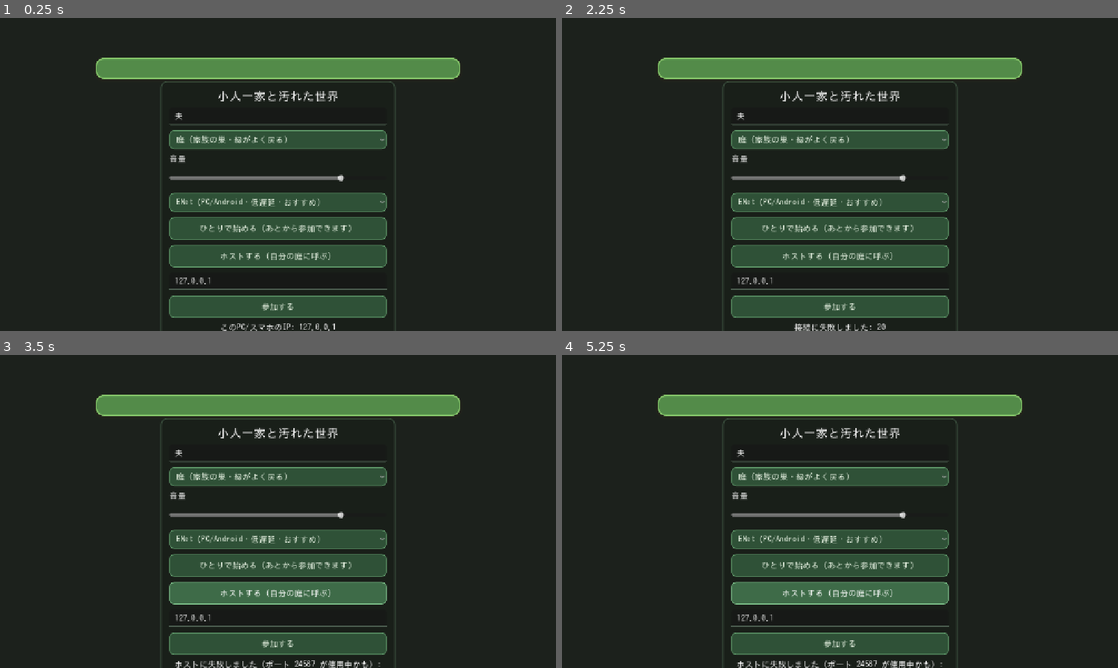
Above: before the commit, frames 1-4 (two rows, left to right).
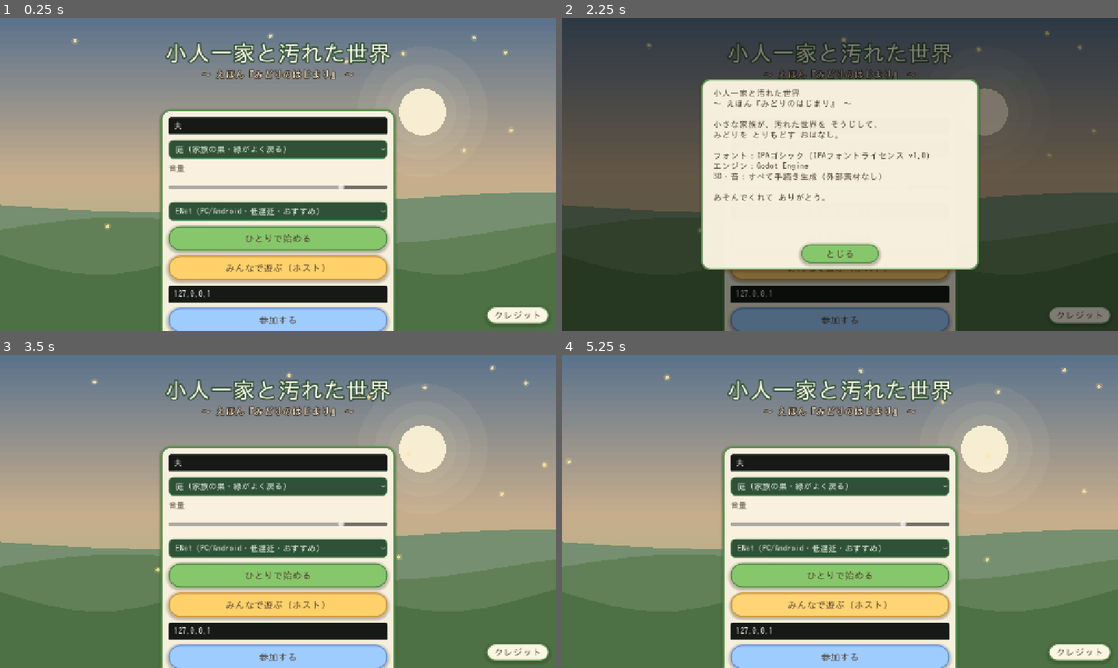
Above: after the commit, the same moments.

Repository: amami-cell/susabiyu-ig-auto
Game: Godot game, scene res://scenes/main.tscn
The game is run twice, just before and just after one commit, with the same random seed, the same clock (stepped at 60 frames per second) and the same inputs.
Inputs (mouse positions are in pixels of both pictures, inside the frame that each line leads up to):
- Up to frame 1 (0.25 s): no input
- Up to frame 2 (2.25 s): click "ひとりで始める（あとから参加できます）" (after the commit: "ひとりで始める") at 0.5 s; click "参加する" at 1.25 s; click (1079, 315) at 2 s, where only the run after the commit has a clickable "クレジット"
- Up to frame 3 (3.5 s): click (278, 589) at 2.75 s, where only the run after the commit has a clickable "とじる"
- Up to frame 4 (5.25 s): click "庭（家族の巣・緑がよく戻る）" at 3.5 s; click "ENet（PC/Android・低遅延・おすすめ）" at 4.25 s; click "ホストする（自分の庭に呼ぶ）" (after the commit: "みんなで遊ぶ（ホスト）") at 5 s

The runs differ from the first frame. In frame 1, 96% of the frame differs, in the area x 0-100%, y 0-100%; in frame 2, 87%; in frame 3, 96%; in frame 4, 96%.

Commit message:
販売に向けて①：タイトル画面を“絵本の表紙”に＋なまえ記憶＋クレジット
- タイトル画面を作り込み：夜明けの空・太陽・うねる丘・舞う種の背景（すべて手続き描画＝
  無料素材ゼロ・軽い）＋大きな題字＋サブタイトル＋生成りの絵本パネル＋絵本テイストの
  色分けボタン。＝“製品らしい入口”に。
- なまえを保存（user://settings.cfg）。次回から入力不要（Net.save_name/_load_name）。
- クレジット画面を追加（作品説明・フォント/エンジン/素材の表記・ありがとう）。
- タイトル画面に空の目的バーが出ていたのを修正（目的が無いときは非表示）。

selftest OK。実機（ヘッドレスChromium）でタイトル/クレジットの見た目を確認。

Diff:
--- a/kobito-3d/autoload/net.gd
+++ b/kobito-3d/autoload/net.gd
@@ -46,15 +46,38 @@
 var _peer: MultiplayerPeer = null
 
 
+const CFG_PATH := "user://settings.cfg"
+
+
 func _ready() -> void:
 	# ブラウザで動いているなら ENet は使えないので、問答無用で WebSocket にする
 	if is_web():
 		transport = Transport.WEBSOCKET
+	_load_name()   # 前回の なまえ を思い出す（次回から入力しなくていい＝製品らしさ）
 	multiplayer.peer_connected.connect(_on_peer_connected)
 	multiplayer.peer_disconnected.connect(_on_peer_disconnected)
 	multiplayer.connected_to_server.connect(_on_connected_to_server)
 	multiplayer.connection_failed.connect(_on_connection_failed)
 	multiplayer.server_disconnected.connect(_on_server_disconnected)
+
+
+# ---------------------------------------------------------------- なまえの保存
+
+## なまえを覚える（user://settings.cfg。Webでも IndexedDB に残る）。
+func save_name(n: String) -> void:
+	my_display_name = n
+	var cfg := ConfigFile.new()
+	cfg.load(CFG_PATH)                       # 音量など他設定は残す
+	cfg.set_value("player", "name", n)
+	cfg.save(CFG_PATH)
+
+
+func _load_name() -> void:
+	var cfg := ConfigFile.new()
+	if cfg.load(CFG_PATH) == OK:
+		var n := String(cfg.get_value("player", "name", my_display_name))
+		if not n.strip_edges().is_empty():
+			my_display_name = n
 
 
 # ---------------------------------------------------------------- 開始・終了
--- a/kobito-3d/scenes/ui/lobby.gd
+++ b/kobito-3d/scenes/ui/lobby.gd
@@ -1,12 +1,11 @@
 extends Control
-## タイトル兼ロビー
+## タイトル画面 兼 ロビー
 ##
-## 「ひとりで始める」も中身はホスト。あとから奥さんが join できる。
-## だから “1人用を作ってから多人数化する” という作り直しが発生しない。
+## 「ひとりで始める」も中身はホスト。あとから join できる（1人用→多人数の作り直しが不要）。
+## ブラウザ版（iPhone想定）だけは待ち受け不可＝必ず「参加する」側。
 ##
-## ブラウザ版（iPhone想定）だけは事情が違う:
-##   ブラウザは待ち受けができない＝ホストになれない。必ず「参加する」側になる。
-##   参加先は、このページを配っている相手を初期値に入れておくので、普通は触らなくていい。
+## 見た目は“絵本の表紙”：手描きふうの空と丘の背景＋大きな題字＋生成りのパネル。
+## 背景はすべて手続き描画（外部素材ゼロ・軽い）。なまえは前回ぶんを思い出す。
 
 @onready var _name_edit: LineEdit = $Panel/VBox/NameEdit
 @onready var _addr_edit: LineEdit = $Panel/VBox/AddrEdit
@@ -15,71 +14,295 @@
 @onready var _solo: Button = $Panel/VBox/SoloButton
 @onready var _host: Button = $Panel/VBox/HostButton
 @onready var _join: Button = $Panel/VBox/JoinButton
-
+@onready var _panel: PanelContainer = $Panel
+@onready var _vbox: VBoxContainer = $Panel/VBox
+@onready var _title_lbl: Label = $Panel/VBox/Title
 
 var _biome: OptionButton = null
+var _credits: Control = null
+var _t := 0.0
+var _seeds: Array[Vector2] = []
+
 
 func _ready() -> void:
-	# 舞台セレクタを名前欄の下に差し込む（庭/遺跡）
+	# 背景は _draw で描くので、真っ黒の下地は消す
+	var bg := get_node_or_null("Bg")
+	if bg is ColorRect:
+		bg.color = Color(0, 0, 0, 0)
+
+	_build_backdrop_seeds()
+	_dress_title()
+	_dress_panel()
+
+	# 舞台セレクタ（庭/遺跡）
 	_biome = OptionButton.new()
 	_biome.add_item("庭（家族の巣・緑がよく戻る）", 0)
 	_biome.add_item("遺跡（薄暗い石の世界・石版パズル）", 1)
-	var vbox := $Panel/VBox
-	vbox.add_child(_biome)
-	vbox.move_child(_biome, 2)   # なまえ／通信路 の下あたり
-
-	# 音量スライダー（保存される）。タッチしやすいよう高さを確保。
+	_vbox.add_child(_biome)
+	_vbox.move_child(_biome, 2)
+
+	# 音量スライダー（保存される）
 	var vol_label := Label.new()
 	vol_label.text = "音量"
-	vbox.add_child(vol_label)
-	vbox.move_child(vol_label, 3)
+	UIKit.style_label(vol_label, 18, UIKit.INK)
+	_vbox.add_child(vol_label)
+	_vbox.move_child(vol_label, 3)
 	var vol := HSlider.new()
 	vol.min_value = 0.0
 	vol.max_value = 1.0
 	vol.step = 0.05
 	vol.value = Sfx.get_master_volume()
 	vol.custom_minimum_size = Vector2(0, 44)
-	vbox.add_child(vol)
-	vbox.move_child(vol, 4)
+	_vbox.add_child(vol)
+	_vbox.move_child(vol, 4)
 	vol.value_changed.connect(func(v: float) -> void: Sfx.set_master_volume(v))
 
 	_transport.add_item("ENet（PC/Android・低遅延・おすすめ）", Net.Transport.ENET)
 	_transport.add_item("WebSocket（ブラウザでも動く）", Net.Transport.WEBSOCKET)
 	_transport.selected = 1 if Net.transport == Net.Transport.WEBSOCKET else 0
+
+	# 前回の なまえ を思い出して入れておく
+	_name_edit.text = Net.my_display_name
 
 	_solo.pressed.connect(_on_solo)
 	_host.pressed.connect(_on_host)
 	_join.pressed.connect(_on_join)
 	Net.status_changed.connect(func(t: String) -> void: _status.text = t)
 
+	_build_credits_button()
+
 	if Net.is_web():
 		_setup_for_browser()
 	else:
 		_setup_for_app()
 
 
-## PC / Android（＝ホストを務められる側）
+# ------------------------------------------------------------ 見た目（絵本の表紙）
+
+func _dress_title() -> void:
+	# パネル内の小さな題字は隠し、画面上部に大きな題字＋サブタイトルを置く。
+	if _title_lbl != null:
+		_title_lbl.visible = false
+
+	var title := Label.new()
+	title.name = "BigTitle"
+	title.text = "小人一家と汚れた世界"
+	title.horizontal_alignment = HORIZONTAL_ALIGNMENT_CENTER
+	title.anchor_left = 0.0
+	title.anchor_right = 1.0
+	title.anchor_top = 0.0
+	title.offset_top = 54.0
+	title.offset_bottom = 120.0
+	title.add_theme_font_size_override("font_size", 52)
+	title.add_theme_color_override("font_color", Color(1.0, 0.99, 0.92))
+	title.add_theme_color_override("font_outline_color", Color(0.2, 0.32, 0.2))
+	title.add_theme_constant_override("outline_size", 14)
+	title.mouse_filter = Control.MOUSE_FILTER_IGNORE
+	add_child(title)
+
+	var sub := Label.new()
+	sub.name = "SubTitle"
+	sub.text = "〜 えほん『みどりのはじまり』 〜"
+	sub.horizontal_alignment = HORIZONTAL_ALIGNMENT_CENTER
+	sub.anchor_left = 0.0
+	sub.anchor_right = 1.0
+	sub.anchor_top = 0.0
+	sub.offset_top = 118.0
+	sub.offset_bottom = 152.0
+	sub.add_theme_font_size_override("font_size", 22)
+	sub.add_theme_color_override("font_color", Color(1.0, 0.96, 0.86))
+	sub.add_theme_color_override("font_outline_color", Color(0.25, 0.2, 0.15))
+	sub.add_theme_constant_override("outline_size", 8)
+	sub.mouse_filter = Control.MOUSE_FILTER_IGNORE
+	add_child(sub)
+
+
+func _dress_panel() -> void:
+	# 生成りの絵本パネルへ。少し下寄せして題字の下に置く。
+	_panel.offset_top = -150.0
+	_panel.offset_bottom = 250.0
+	var sb := UIKit.panel(UIKit.CREAM, UIKit.GREEN_DK, 22, 4, 18)
+	_panel.add_theme_stylebox_override("panel", sb)
+	_vbox.add_theme_constant_override("separation", 12)
+
+	# ボタンを絵本テイストに
+	_solo.text = "ひとりで始める"
+	_host.text = "みんなで遊ぶ（ホスト）"
+	_join.text = "参加する"
+	UIKit.style_button(_solo, UIKit.GREEN, UIKit.GREEN_DK)
+	UIKit.style_button(_host, UIKit.GOLD, Color(0.82, 0.6, 0.24))
+	UIKit.style_button(_join, Color(0.62, 0.8, 1.0), Color(0.42, 0.6, 0.9))
+	for b in [_solo, _host, _join]:
+		b.custom_minimum_size = Vector2(0, 56)
+	UIKit.style_label(_status, 16, UIKit.INK_SOFT)
+
+
+func _build_backdrop_seeds() -> void:
+	# ふわふわ舞う種のかけら（背景の動き）。位置は 0..1 の相対で持つ。
+	var rng := RandomNumberGenerator.new()
+	rng.seed = 424242
+	_seeds.clear()
+	for i in 14:
+		_seeds.append(Vector2(rng.randf(), rng.randf()))
+
+
+func _process(delta: float) -> void:
+	_t += delta
+	queue_redraw()
+
+
+## 絵本の表紙の背景：夜明けの空 → 太陽 → やわらかい丘 → 舞う種。すべて手続き描画。
+func _draw() -> void:
+	var w := size.x
+	var h := size.y
+	# 空（縦グラデを帯で）：上＝朝焼けの桃 → 中＝暖色 → 下＝みどり
+	var top := Color(0.36, 0.45, 0.55)
+	var mid := Color(0.78, 0.68, 0.55)
+	var bot := Color(0.62, 0.72, 0.5)
+	var bands := 48
+	for i in bands:
+		var t0 := float(i) / float(bands)
+		var col: Color
+		if t0 < 0.5:
+			col = top.lerp(mid, t0 / 0.5)
+		else:
+			col = mid.lerp(bot, (t0 - 0.5) / 0.5)
+		draw_rect(Rect2(0, h * t0, w, h / float(bands) + 1.0), col)
+
+	# 太陽（右上・にじむ光）
+	var sun := Vector2(w * 0.76, h * 0.30)
+	for r in [150.0, 110.0, 78.0]:
+		draw_circle(sun, r, Color(1.0, 0.95, 0.8, 0.06))
+	draw_circle(sun, 54.0, Color(1.0, 0.96, 0.85, 0.9))
+
+	# 遠くの丘（3枚重ね・奥ほど淡い）
+	_draw_hill(h * 0.62, Color(0.46, 0.56, 0.44), 46.0, 0.7)
+	_draw_hill(h * 0.72, Color(0.38, 0.5, 0.34), 60.0, 1.1)
+	_draw_hill(h * 0.82, Color(0.3, 0.44, 0.27), 74.0, 1.6)
+
+	# 舞う種のかけら（金色の粒＋淡い光）
+	for i in _seeds.size():
+		var s := _seeds[i]
+		var x := fposmod(s.x + _t * 0.02 * (0.5 + s.y), 1.0) * w
+		var y := (s.y * 0.7 + 0.05) * h + sin(_t * 0.8 + i) * 8.0
+		draw_circle(Vector2(x, y), 4.0, Color(1.0, 0.9, 0.6, 0.85))
+		draw_circle(Vector2(x, y), 8.0, Color(1.0, 0.9, 0.6, 0.18))
+
+
+## なだらかな丘を1枚。baseline=丘のてっぺんの高さ、amp=うねりの大きさ、freq=波の細かさ。
+func _draw_hill(baseline: float, col: Color, amp: float, freq: float) -> void:
+	var w := size.x
+	var h := size.y
+	var pts := PackedVector2Array()
+	var steps := 24
+	for i in steps + 1:
+		var tx := float(i) / float(steps)
+		var y := baseline + sin(tx * TAU * freq + baseline) * amp * 0.5 - amp * 0.5
+		pts.append(Vector2(tx * w, y))
+	pts.append(Vector2(w, h))
+	pts.append(Vector2(0, h))
+	draw_colored_polygon(pts, col)
+
+
+# ------------------------------------------------------------ クレジット
+
+func _build_credits_button() -> void:
+	var btn := Button.new()
+	btn.name = "CreditsButton"
+	btn.text = "クレジット"
+	btn.anchor_left = 1.0
+	btn.anchor_right = 1.0
+	btn.anchor_top = 1.0
+	btn.anchor_bottom = 1.0
+	btn.offset_left = -160.0
+	btn.offset_top = -56.0
+	btn.offset_right = -16.0
+	btn.offset_bottom = -16.0
+	UIKit.style_button(btn, UIKit.CREAM_SOLID, UIKit.GREEN_DK)
+	btn.add_theme_color_override("font_color", UIKit.INK)
+	btn.pressed.connect(_show_credits)
+	add_child(btn)
+
+
+func _show_credits() -> void:
+	if _credits != null:
+		_credits.visible = true
+		return
+	_credits = Control.new()
+	_credits.name = "Credits"
+	_credits.set_anchors_preset(Control.PRESET_FULL_RECT)
+	add_child(_credits)
+
+	var dim := ColorRect.new()
+	dim.color = Color(0, 0, 0, 0.5)
+	dim.set_anchors_preset(Control.PRESET_FULL_RECT)
+	_credits.add_child(dim)
+
+	var box := Panel.new()
+	box.anchor_left = 0.5
+	box.anchor_top = 0.5
+	box.anchor_right = 0.5
+	box.anchor_bottom = 0.5
+	box.offset_left = -320.0
+	box.offset_top = -220.0
+	box.offset_right = 320.0
+	box.offset_bottom = 220.0
+	box.add_theme_stylebox_override("panel", UIKit.panel(UIKit.CREAM, UIKit.GREEN_DK, 20, 4, 22))
+	_credits.add_child(box)
+
+	var text := Label.new()
+	text.set_anchors_preset(Control.PRESET_FULL_RECT)
+	text.offset_left = 28
+	text.offset_top = 22
+	text.offset_right = -28
+	text.offset_bottom = -76
+	text.autowrap_mode = TextServer.AUTOWRAP_WORD_SMART
+	text.add_theme_font_size_override("font_size", 20)
+	text.add_theme_color_override("font_color", UIKit.INK)
+	text.text = "小人一家と汚れた世界\n〜 えほん『みどりのはじまり』 〜\n\n" \
+		+ "小さな家族が、汚れた世界を そうじして、\nみどりを とりもどす おはなし。\n\n" \
+		+ "フォント：IPAゴシック（IPAフォントライセンス v1.0）\n" \
+		+ "エンジン：Godot Engine\n" \
+		+ "3D・音：すべて手続き生成（外部素材なし）\n\n" \
+		+ "あそんでくれて ありがとう。"
+	box.add_child(text)
+
+	var close := Button.new()
+	close.text = "とじる"
+	close.anchor_left = 0.5
+	close.anchor_right = 0.5
+	close.anchor_top = 1.0
+	close.anchor_bottom = 1.0
+	close.offset_left = -90.0
+	close.offset_top = -60.0
+	close.offset_right = 90.0
+	close.offset_bottom = -16.0
+	UIKit.style_button(close, UIKit.GREEN, UIKit.GREEN_DK)
+	close.pressed.connect(func() -> void: _credits.visible = false)
+	box.add_child(close)
+
+
+# ------------------------------------------------------------ 開始
+
 func _setup_for_app() -> void:
 	_addr_edit.text = "127.0.0.1"
 	_status.text = "このPC/スマホのIP: %s" % Net.local_ip_hint()
 
 
-## ブラウザ（＝iPhone想定。参加専用）
 func _setup_for_browser() -> void:
-	# 通信路は WebSocket 固定。選ばせても間違えるだけなので隠す。
 	_transport.visible = false
 	_host.visible = false
 	if _biome != null:
 		_biome.visible = false
-	_solo.text = "ひとりで試す（通信なし）"
+	_solo.text = "ひとりで始める（通信なし）"
 	_join.text = "ホストに参加する"
 	_addr_edit.text = Net.web_default_address()
-	_status.text = "ブラウザ版は参加専用です。PCかAndroid側で「ホストする」を押してもらってください。"
+	_status.text = "ブラウザ版は参加専用です。PCかAndroid側で「みんなで遊ぶ」を押してもらってください。"
 
 
 func _sync_settings() -> void:
 	var typed := _name_edit.text.strip_edges()
-	Net.my_display_name = typed if not typed.is_empty() else "小人"
+	Net.save_name(typed if not typed.is_empty() else "小人")   # なまえを覚える
 	if not Net.is_web():
 		Net.transport = _transport.get_item_id(_transport.selected) as Net.Transport
 	if _biome != null:
--- a/kobito-3d/scenes/ui/story_ui.gd
+++ b/kobito-3d/scenes/ui/story_ui.gd
@@ -45,6 +45,7 @@
 	_obj.add_theme_stylebox_override("normal", UIKit.panel(Color(0.34, 0.58, 0.3, 0.92), UIKit.GREEN, 18, 3, 10))
 	UIKit.style_label(_obj, 24, Color(1, 1, 1), 4, Color(0.12, 0.24, 0.14, 0.95))
 	_obj.mouse_filter = Control.MOUSE_FILTER_IGNORE
+	_obj.visible = false   # 目的がまだ無いとき（タイトル画面など）は出さない＝空の緑バーを防ぐ
 	add_child(_obj)
 
 	_box = Panel.new()
